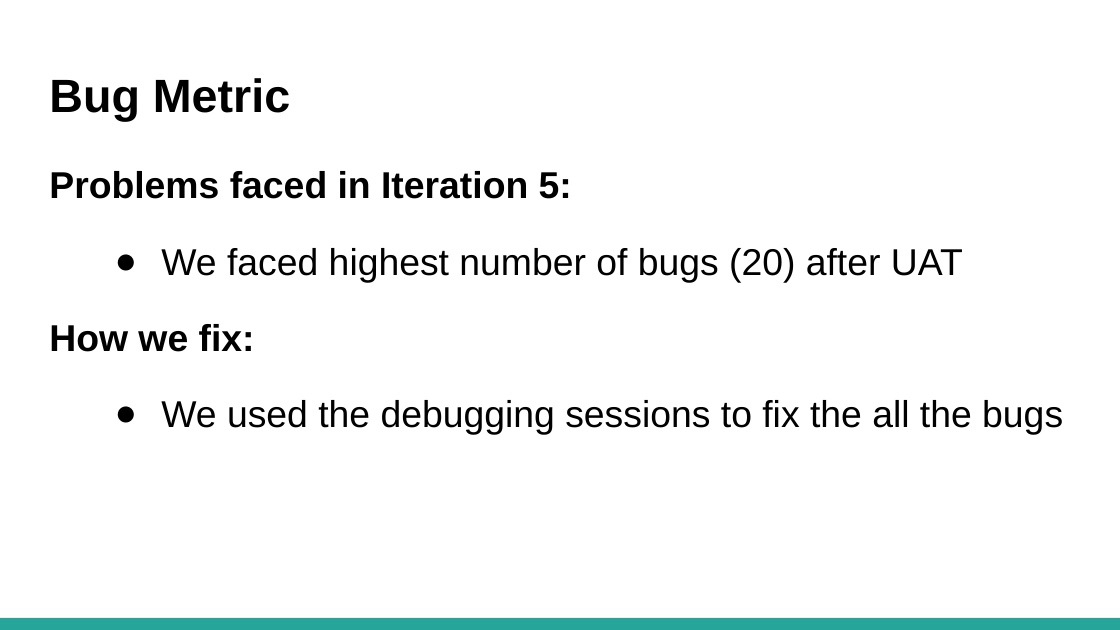
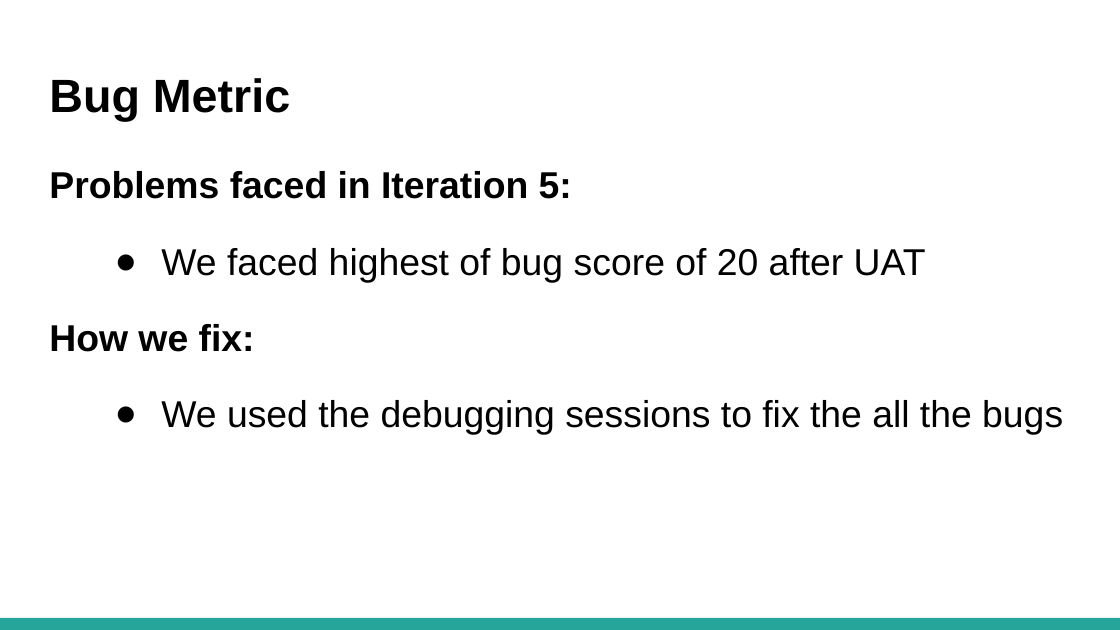
Before and after one commit to lameo/IS203_Project, a slide deck: slide 23 of presentations/SE_ Final Presentation.pptx. Drawn at 1120x630 pixels with LibreOffice and Linux fonts; fonts in the diff are those of the drawing. Boxes give left, top, right and bottom in pixels: in the first picture for what was removed or moved away, otherwise in the second. Text is boxed around its words. In the diff, an @@ line names an element or a change of style, - is before the commit and + after.

```diff
--- a/presentations/SE_ Final Presentation.pptx
+++ b/presentations/SE_ Final Presentation.pptx
@@ text at [161,248,926,282]: text changed @@
-● We faced highest number of bugs (20) after UAT
+● We faced highest of bug score of 20 after UAT
```
Also in this commit, not shown: 16 other slides changed.
